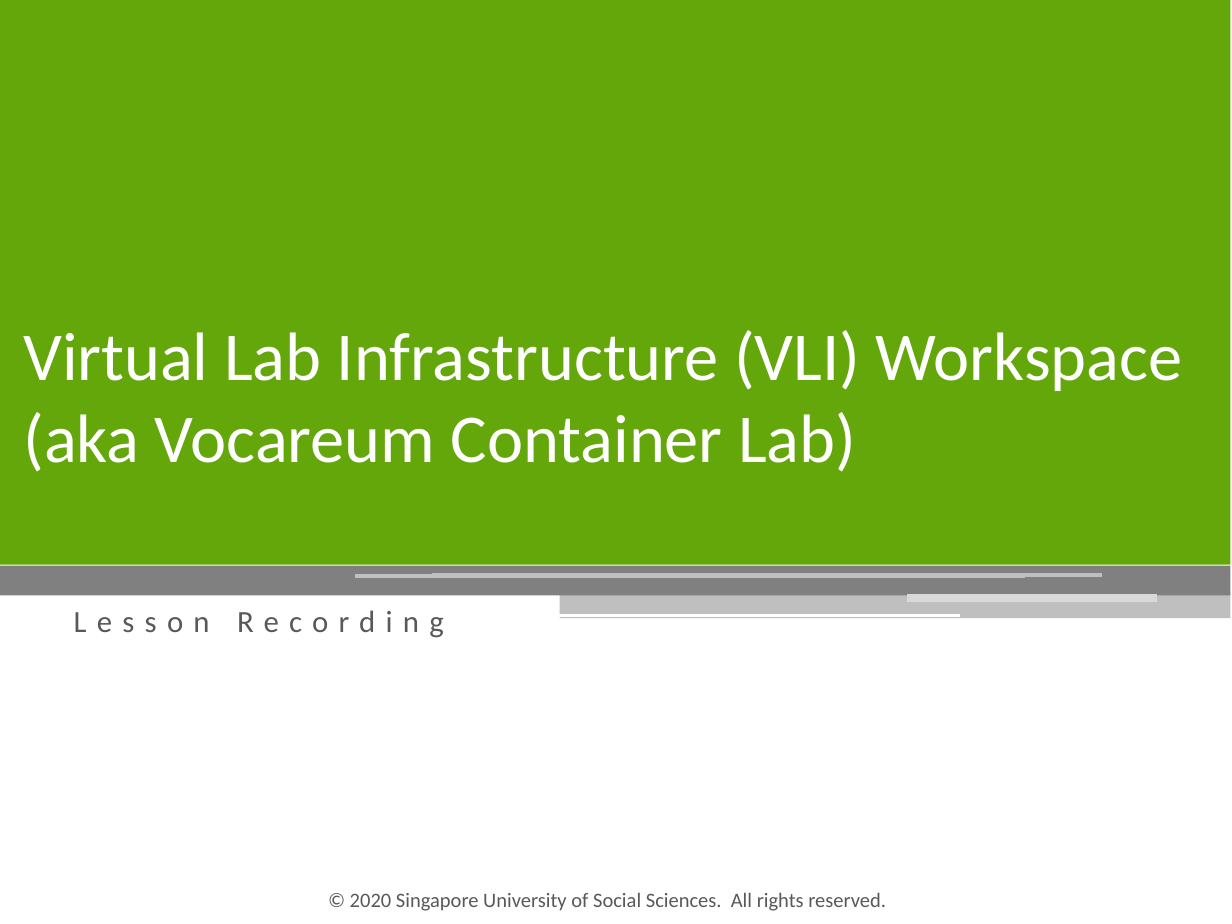
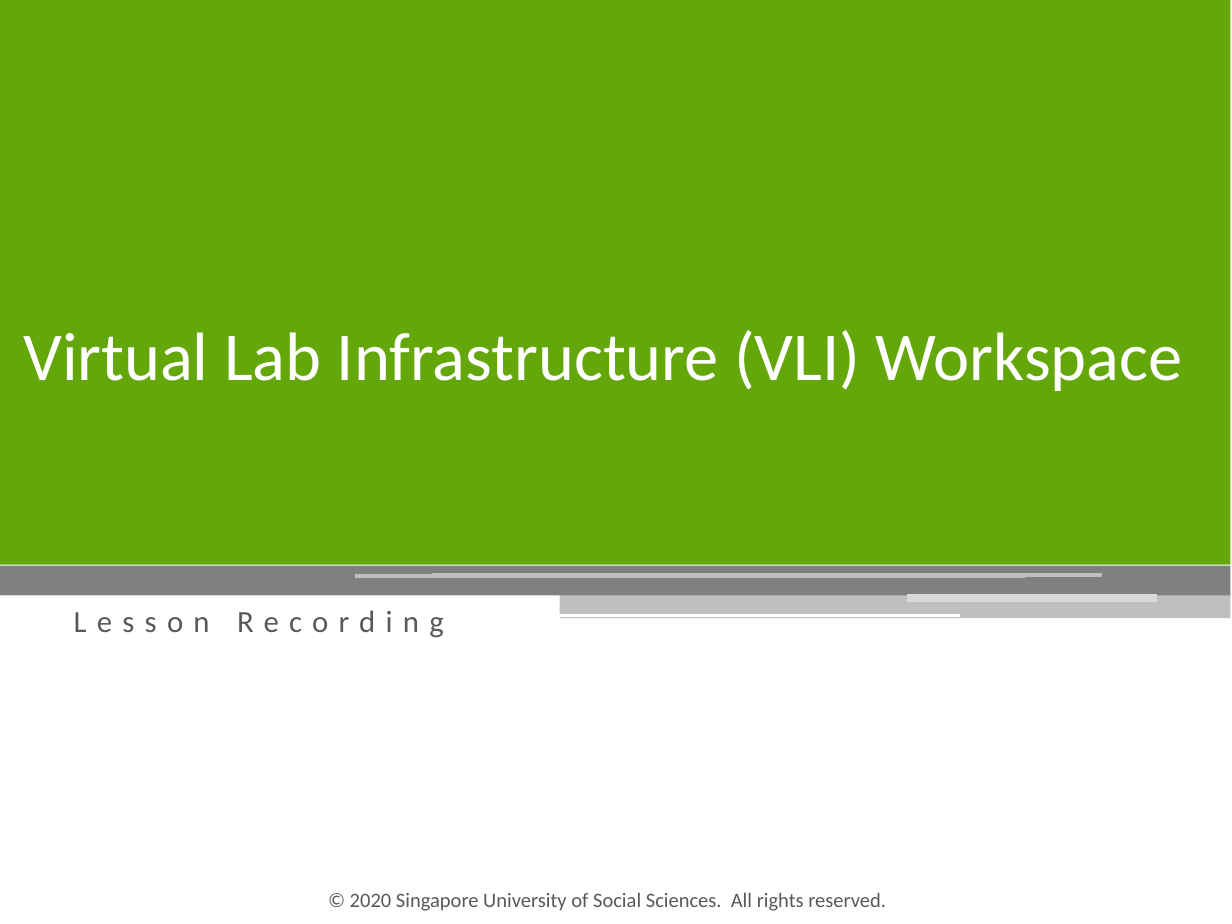
Before and after one commit to paulhjwu/ICT133-JUL21, a slide deck: slide 1 of Seminar One/VLI Workspace.pptx. Drawn at 1232x924 pixels with LibreOffice and Linux fonts; fonts in the diff are those of the drawing. Boxes give left, top, right and bottom in pixels: in the first picture for what was removed or moved away, otherwise in the second. Text is boxed around its words. In the diff, an @@ line names an element or a change of style, - is before the commit and + after.

```diff
--- a/Seminar One/VLI Workspace.pptx
+++ b/Seminar One/VLI Workspace.pptx
@@ title at [23, 330, 1183, 391]: text changed @@
-Virtual Lab Infrastructure (VLI) Workspace
-(aka Vocareum Container Lab)
+Virtual Lab Infrastructure (VLI) Workspace
```
Also in this commit, not shown: 1 other slide changed, 24 other files.
